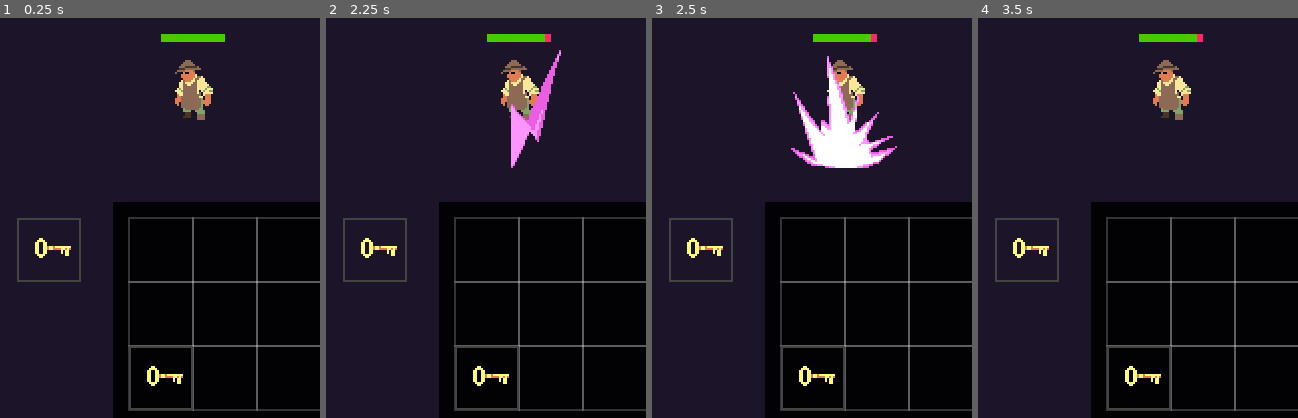
Above: before the commit, frames 1-4 (left to right).
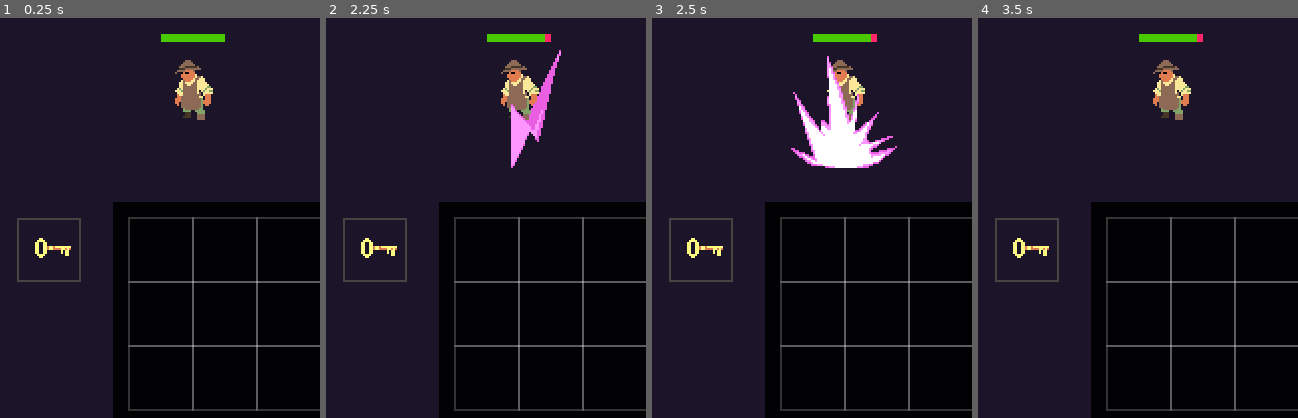
Above: after the commit, the same moments.

Repository: kakitgavin/godot-idle-game
Game: Godot game, scene res://scenes/game.tscn
Same seed, same stepped clock (60 frames per second), same inputs: the game is played once before the commit and once after it.
Inputs (mouse positions are % of the whole screen's width and height, from its top left):
- Up to frame 1 (0.25 s): no input
- Up to frame 2 (2.25 s): tap Enter at 0.5 s; move the mouse to (72, 45) at 0.52 s; press the mouse at (72, 45) at 0.53 s; move the mouse to (30, 55) at 1.27 s; release the mouse at (30, 55) at 1.28 s; click (30, 55) at 1.35 s; move the mouse to (60, 28) at 2.02 s; press the mouse at (60, 28) at 2.03 s
- Up to frame 3 (2.5 s): no input
- Up to frame 4 (3.5 s): move the mouse to (45, 70) at 2.77 s; release the mouse at (45, 70) at 2.78 s; click (45, 70) at 2.85 s
The pictures show only the part of the screen within x 20-70%, y 47-97%; the shares and areas given below are measured in that part.

The runs differ from the first frame. In frame 1, 0.5% of the frame differs, in the area x 40-61%, y 82-98%; in frame 2, 0.5%; in frame 3, 0.5%; in frame 4, 0.5%.

Commit message:
backpack system bug fix

Diff:
--- a/scenes/backpack_manager.tscn
+++ b/scenes/backpack_manager.tscn
@@ -46,10 +46,3 @@
 offset_top = 8.0
 offset_right = 8.0
 offset_bottom = 8.0
-
-[node name="ItemKey2" parent="." instance=ExtResource("2_dihp5")]
-layout_mode = 1
-offset_left = 64.0
-offset_top = 72.0
-offset_right = 64.0
-offset_bottom = 72.0
--- a/scripts/backpack_manager.gd
+++ b/scripts/backpack_manager.gd
@@ -48,6 +48,10 @@
 			if item != selectedItem:
 				var shapeToCheck: Shape2D = item.find_child('Area2D').get_child(0).get_shape()
 				isSlotFree = !selectedItemShape.collide(previewTransform, shapeToCheck, item.get_global_transform())
+				if !isSlotFree:
+					return
+			else:
+				isSlotFree = true
 
 func createSlot():
 	var newSlot = slotScene.instantiate()
